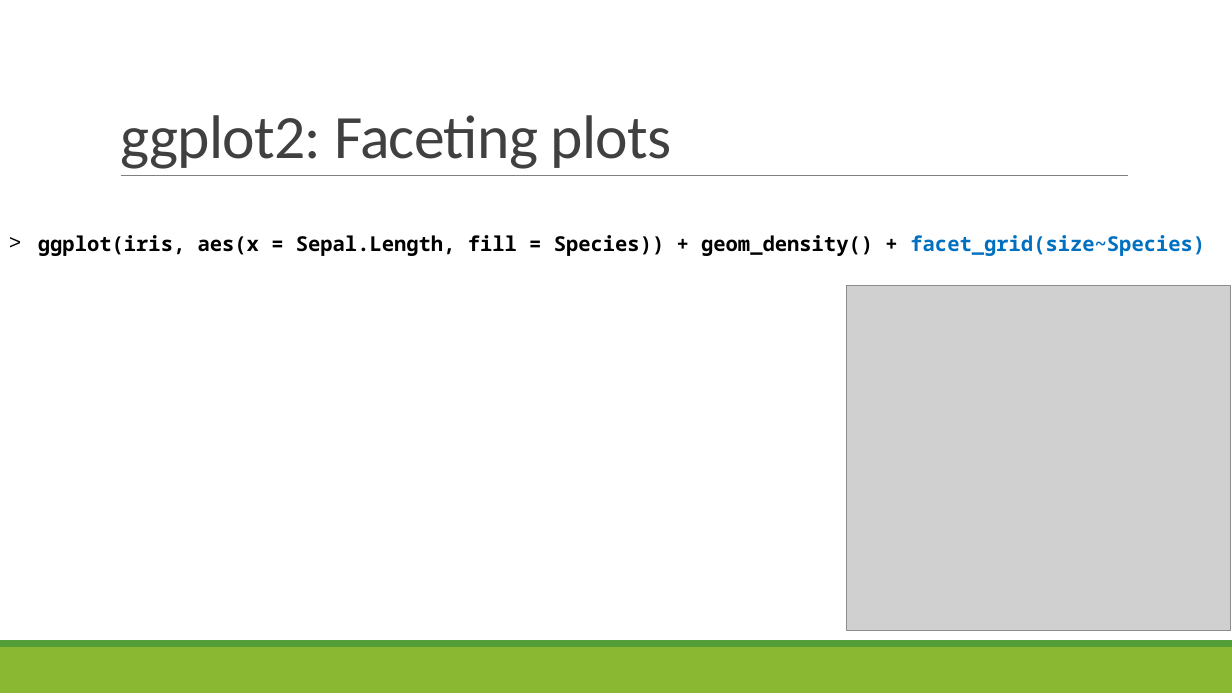
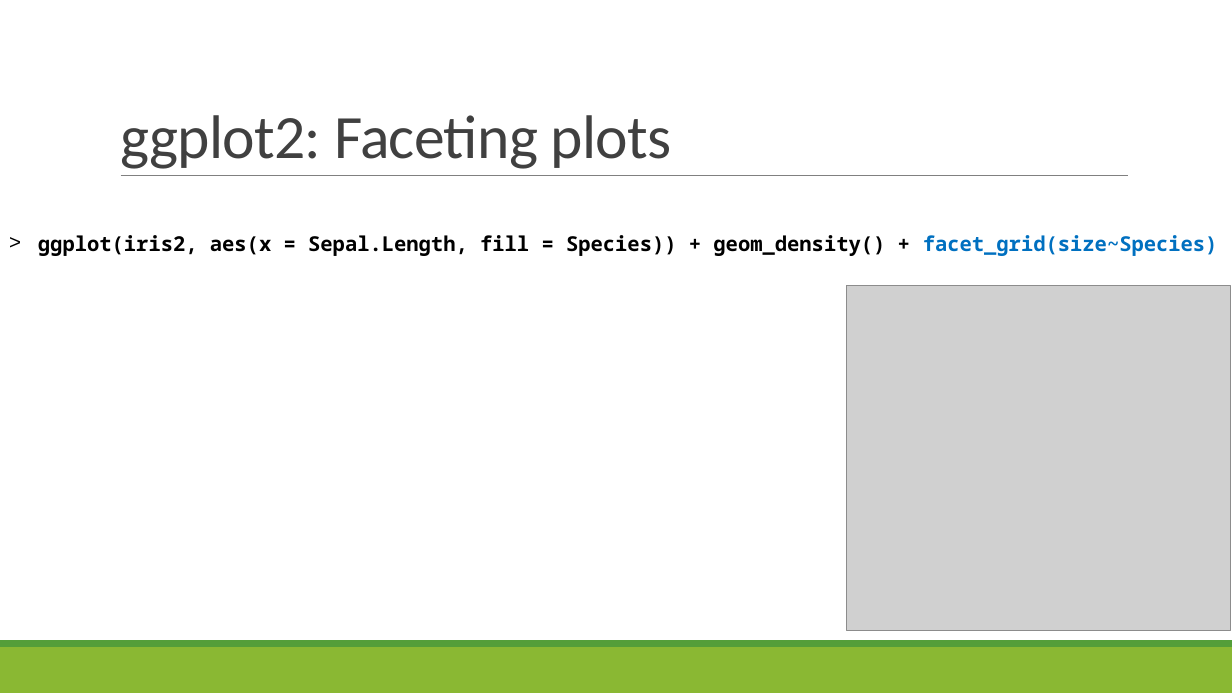
Before and after one commit to sjspielman/bio5312_fall2017, a slide deck: slide 53 of slides/day3_probability.pptx. Drawn at 1232x693 pixels with LibreOffice and Linux fonts; fonts in the diff are those of the drawing; grey boxes stand for pictures. Boxes give left, top, right and bottom in pixels: in the first picture for what was removed or moved away, otherwise in the second. Text is boxed around its words. In the diff, an @@ line names an element or a change of style, - is before the commit and + after.

```diff
--- a/slides/day3_probability.pptx
+++ b/slides/day3_probability.pptx
@@ text at box(38, 235, 1218, 256): text changed @@
-> ggplot(iris, aes(x = Sepal.Length, fill = Species)) + geom_density() + facet_grid(size~Species)
+> ggplot(iris2, aes(x = Sepal.Length, fill = Species)) + geom_density() + facet_grid(size~Species)
```
Also in this commit, not shown: 1 other slide changed, 1 other file.
